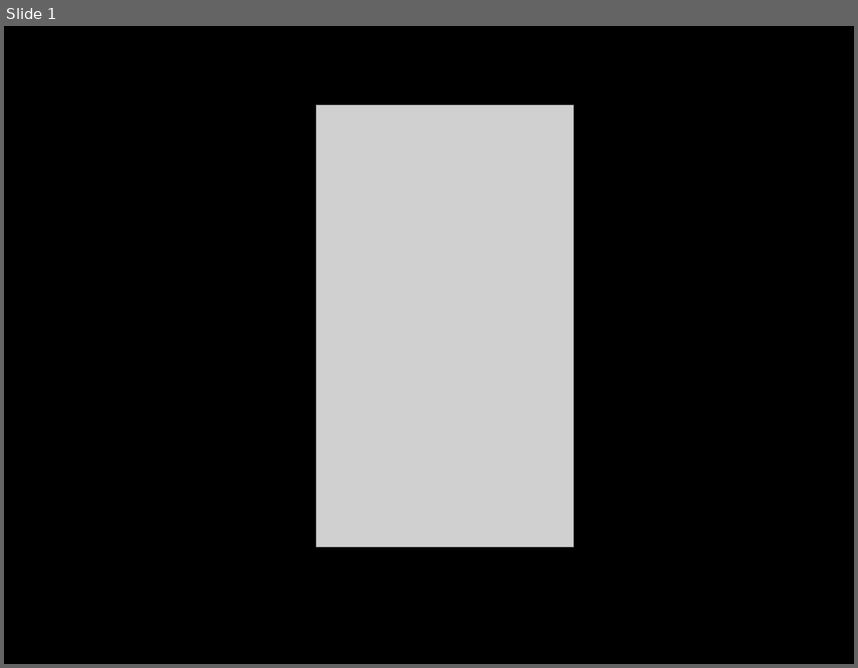
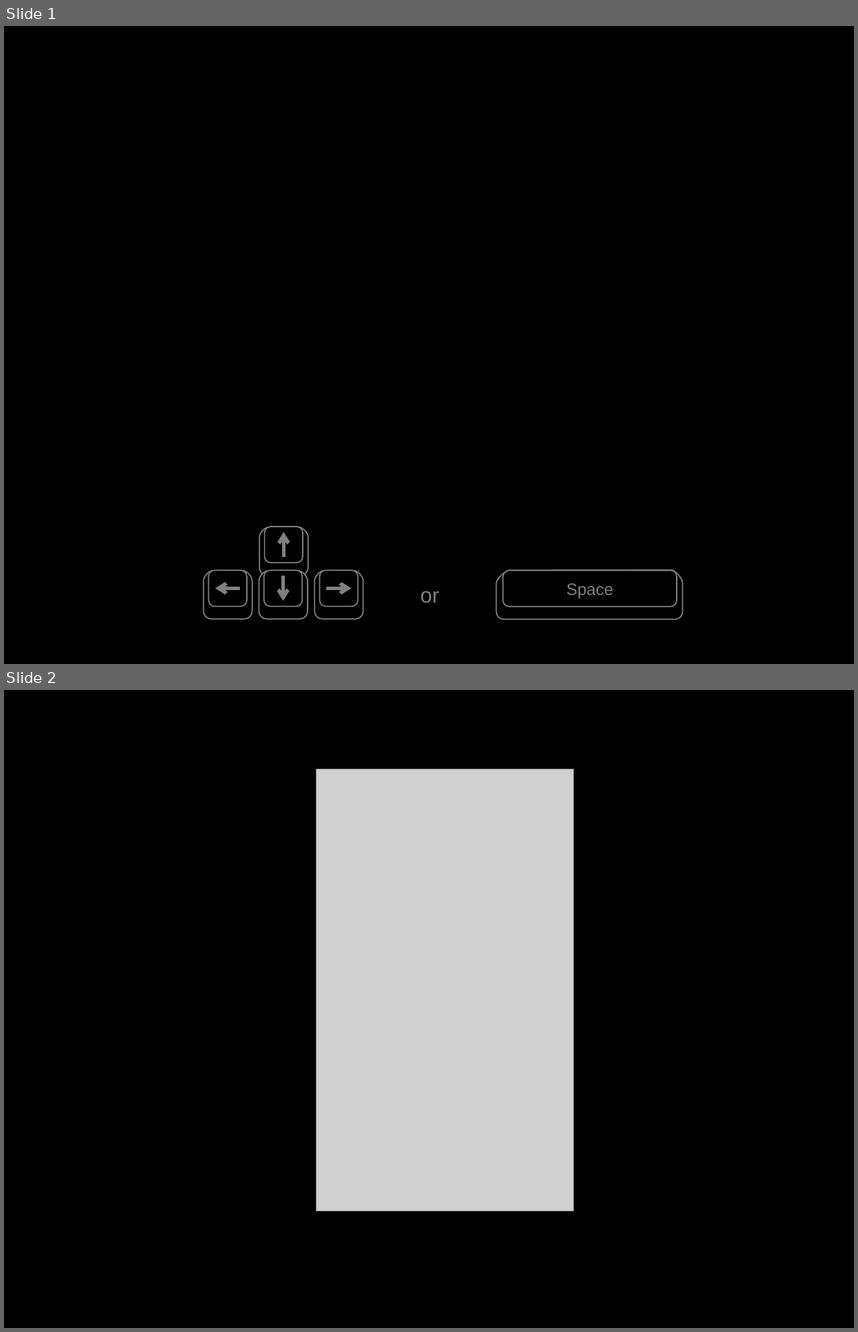
Before and after one commit to socketwench/OOPforObjectHaters, a slide deck: src/OOPforObjectHaters.pptx. Shown one above the other, each under a label of ours: slide 1 before the commit, slides 1 and 2 after it. The pictures are 858x668 and 858x1332 pixels, drawn with LibreOffice and Linux fonts; fonts in the diff are those of the drawing; grey boxes stand for pictures. Boxes give left, top, right and bottom in pixels: in the first picture for what was removed or moved away, otherwise in the second. Text is boxed around its words. In the diff, an @@ line names an element or a change of style, - is before the commit and + after.

Commit message:
Added navigation help to first slide.

```diff
--- a/src/OOPforObjectHaters.pptx
+++ b/src/OOPforObjectHaters.pptx
@@ slide 1 added at box(4, 26, 854, 664), background #000000 @@
@@ freeform shape added at box(260, 527, 308, 575), fill #000000, outline #808080 1 pt @@
@@ rounded rectangle added at box(265, 527, 303, 562), fill #000000, outline #808080 1 pt @@
@@ arrow added from (283, 557) to (283, 532), #808080 3 pt @@
@@ freeform shape added at box(204, 570, 252, 619), fill #000000, outline #808080 1 pt @@
@@ rounded rectangle added at box(209, 570, 247, 606), fill #000000, outline #808080 1 pt @@
@@ freeform shape added at box(259, 570, 308, 619), fill #000000, outline #808080 1 pt @@
@@ rounded rectangle added at box(264, 570, 302, 606), fill #000000, outline #808080 1 pt @@
@@ arrow added from (283, 575) to (283, 601), #808080 3 pt @@
@@ freeform shape added at box(314, 570, 363, 619), fill #000000, outline #808080 1 pt @@
@@ rounded rectangle added at box(319, 570, 358, 606), fill #000000, outline #808080 1 pt @@
@@ freeform shape added at box(496, 569, 682, 619), fill #000000, outline #808080 1 pt @@
@@ rounded rectangle added at box(503, 570, 677, 606), fill #000000, outline #808080 1 pt, 14 pt, text #808080 @@
+Space
@@ arrow added from (240, 588) to (216, 588), #808080 3 pt @@
@@ arrow added from (326, 588) to (352, 588), #808080 3 pt @@
@@ text added at box(420, 590, 439, 602), 18 pt, text #808080 @@
+or
@@ what was slide 1 is now slide 2 @@
```
Also in this commit, not shown: 1 other file.
